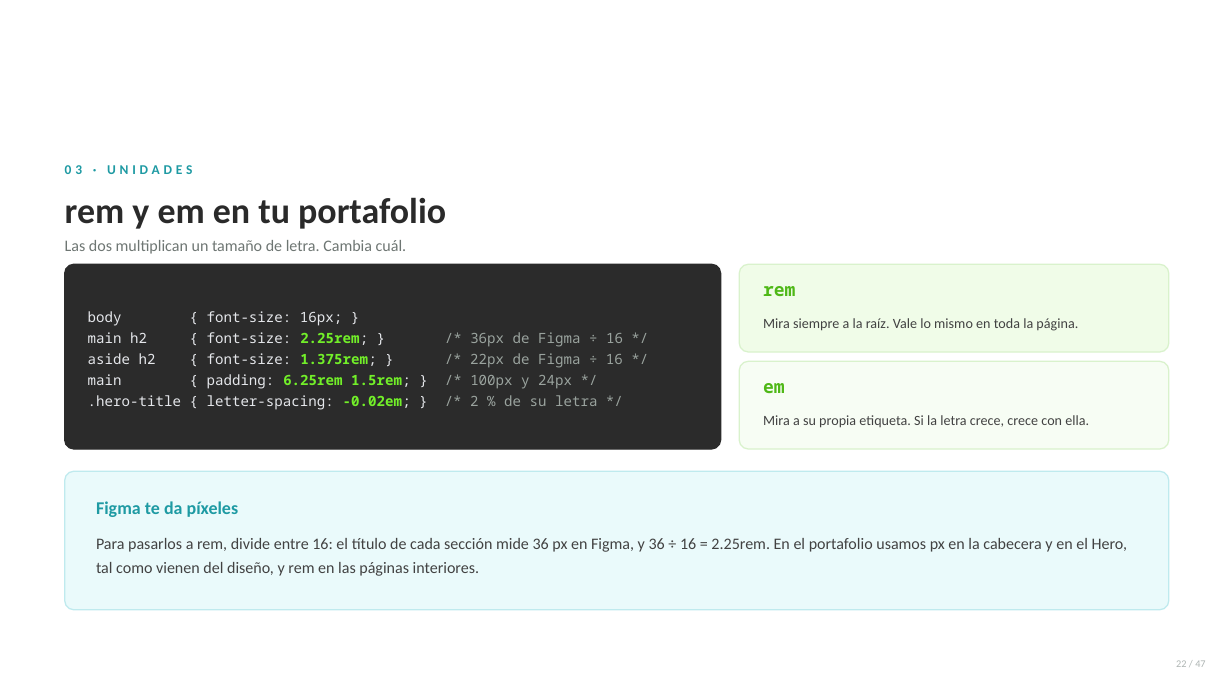
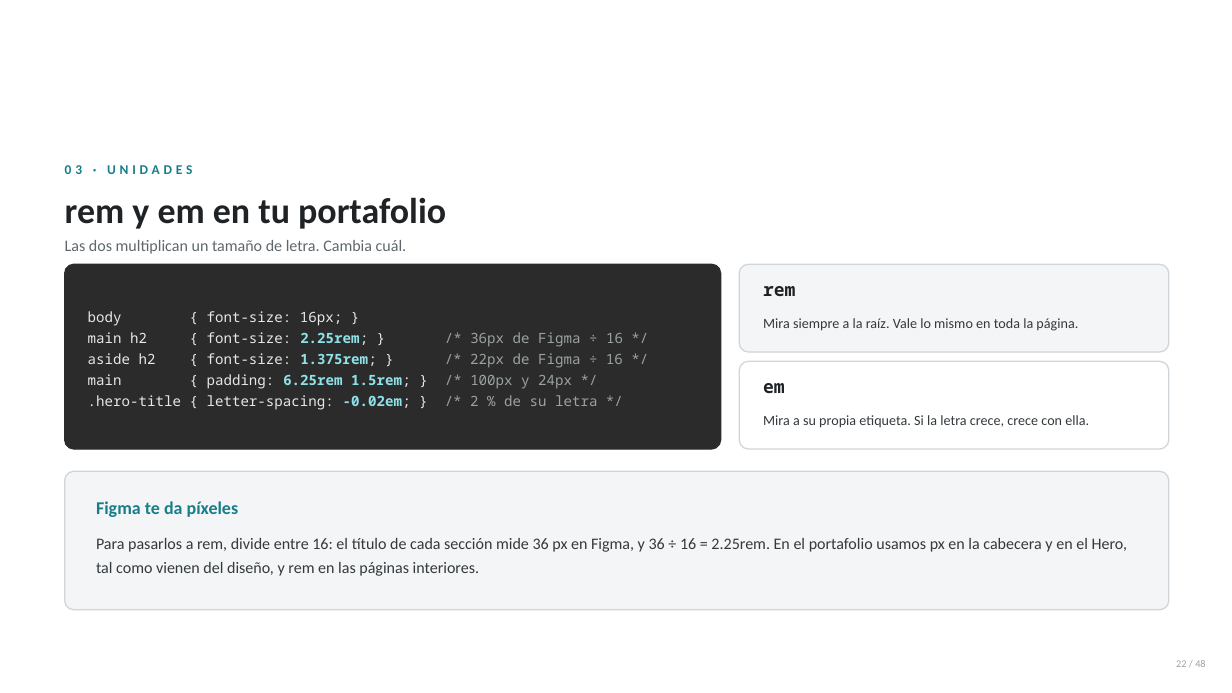
Before and after one commit to anibaler123143423234321/sesiones-dagner, a slide deck: slide 22 of SESION 08/Sesion08-Introduccion-a-CSS3.pptx. Drawn at 1232x693 pixels with LibreOffice and Linux fonts; fonts in the diff are those of the drawing; background and template pictures are left out. Boxes give left, top, right and bottom in pixels: in the first picture for what was removed or moved away, otherwise in the second. Text is boxed around its words. In the diff, an @@ line names an element or a change of style, - is before the commit and + after.

```diff
--- a/SESION 08/Sesion08-Introduccion-a-CSS3.pptx
+++ b/SESION 08/Sesion08-Introduccion-a-CSS3.pptx
@@ text "03 · UNIDADES" at (65,165,192,174): text colour #1E9AA3 to #177E89 @@
@@ text "Las dos multiplican un tamaño ..." at (65,240,407,254): text colour #6E7673 to #5F676C @@
@@ rounded rectangle at (739,264,1169,352): fill #F0FCE8 to #F3F5F6; outline #D9F2CC 1 pt to #CFD5D9 1 pt @@
@@ text "rem" at (763,286,795,296): text colour #4FB817 to #1F2326 @@
@@ text at (88,332,623,410): text colour #72EF29 to #8FE1E8 in "2.25rem;", "1.375rem;", "6.25rem 1.5rem;", "-0.02em;" @@
@@ rounded rectangle at (739,361,1169,449): fill #F7FDF4 to #FFFFFF; outline #D9F2CC 1 pt to #CFD5D9 1 pt @@
@@ text "em" at (763,383,785,393): text colour #4FB817 to #1F2326 @@
@@ rounded rectangle at (65,471,1169,610): fill #EAFAFB to #F3F5F6; outline #BFEAEE 1 pt to #CFD5D9 1 pt @@
@@ text "Figma te da píxeles" at (96,501,239,517): text colour #1E9AA3 to #177E89 @@
@@ text colour #424242 to #33393D in 3 elements at (763,318,1078,331), (763,415,1089,428), (96,538,1127,576) @@
@@ text at (1176,660,1205,667): text changed; text colour #AEB5B3 to #9AA2A7 @@
-22 / 47
+22 / 48
```
Also in this commit, not shown: 43 other slides changed, 4 slides added, 3 slides removed, 31 other files.
